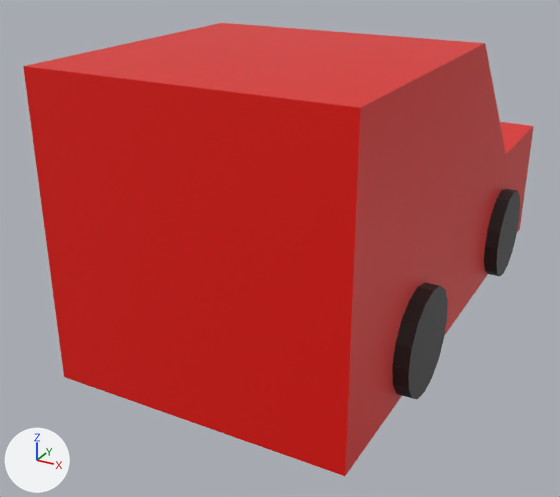
An edit to the Blender file Designs/MainCar.blend, drawn before and after from the same camera.
One viewpoint serves both versions: a 50 mm lens placed at (2.3, -6.09, 2.79), pointed at (-0.27, -1.41, 0.46). The axes (+X, +Y, +Z) are drawn at lower left. The lights are the same throughout.

Names of what the first picture shows: 'MainCar'.
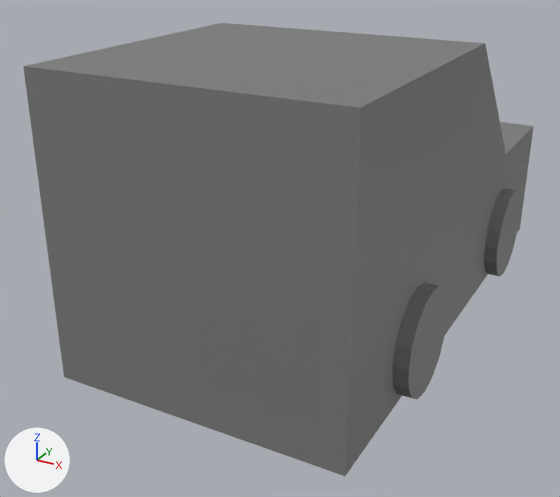
The newer file is also turned or shifted as a whole; pictures and numbers use the older file's frame.

Edits to the scene script, one JSON object a line:
```json
{"op": "add", "block": "mat_material_fade", "code": ["mat_material_fade = principled_material('Material.Fade')", "mat_material_fade.base_color = (0.202, 0.202, 0.202)  # grey #7c7c7c"]}
{"block": "me_cube", "where": "me_cube.from_pydata(...)  # 80 vertices, 50 faces; spans x -1.1..1.1, y -3.0..1.0, z -0.02..2.0"}
{"block": "me_cube", "where": "# used by ob_maincar; location = (0.0, 0.0, 0.0)"}
{"block": "me_cube", "change": "me_cube part 1: all 14 faces that had it switch from mat_material_maincar (red #e70c00) to mat_material_fade (grey #7c7c7c)"}
{"block": "me_cube", "change": "me_cube part 2: all 36 faces that had it switch from mat_material_tire (black #242424) to mat_material_fade (grey #7c7c7c)"}
```

Boxes [x1, y1, x2, y2] around the edits, measured in the pictures (560 x 497 px):
```json
{"part": 1, "of": "me_cube", "change": "recoloured", "before": [23, 23, 534, 476], "after": [23, 23, 534, 476], "on screen": "red to grey"}
{"part": 2, "of": "me_cube", "change": "recoloured", "before": [392, 189, 520, 399], "after": [392, 189, 520, 399]}
```
